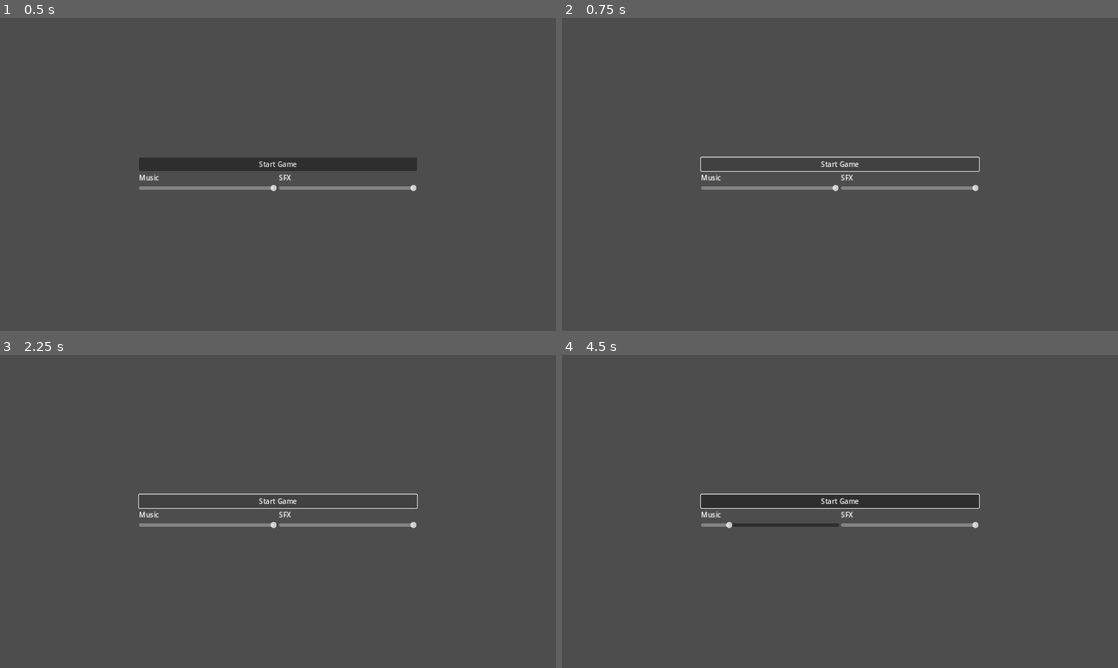
Above: before the commit, frames 1-4 (two rows, left to right).
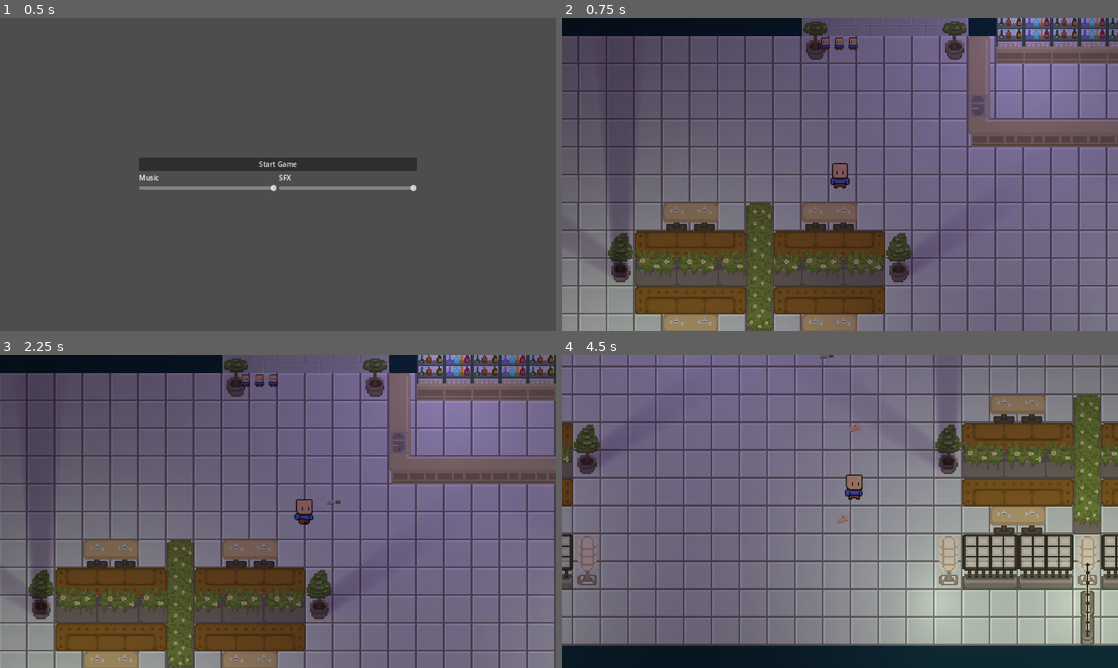
Above: after the commit, the same moments.

Repository: KDing0/GGJGodot
Game: Godot game, scene res://Misc/GameManager.tscn
The game is run twice, just before and just after one commit, with the same random seed, the same clock (stepped at 60 frames per second) and the same inputs.
Inputs (mouse positions are in pixels of both pictures, inside the frame that each line leads up to):
- Up to frame 1 (0.5 s): no input
- Up to frame 2 (0.75 s): click "Start Game" at 0.5 s
- Up to frame 3 (2.25 s): click (278, 502) at 1.25 s, where only the run before the commit has a clickable "Start Game"; tap Enter at 2 s; move the mouse to (400, 495) at 2.02 s; press the mouse at (400, 495) at 2.03 s; hold Right (player_right) from 2.03 s (still down)
- Up to frame 4 (4.5 s): move the mouse to (728, 527) at 2.77 s; release Right (player_right) at 2.78 s; release the mouse at (728, 527) at 2.78 s; hold Down (player_down) 2.78-3.53 s; click (728, 527) at 2.85 s; move the mouse to (895, 442) at 3.52 s; press the mouse at (895, 442) at 3.53 s; hold Right (player_right) 3.53-4.28 s; move the mouse to (812, 574) at 4.27 s; release the mouse at (812, 574) at 4.28 s; hold Up (player_up) from 4.28 s (still down); click (812, 574) at 4.35 s

Frame 1 is identical in both runs. In frame 2, 82% of the frame differs, in the area x 0-100%, y 0-100%; in frame 3, 82%; in frame 4, 89%.
Error before the commit: Invalid access to property or key 'game_over' on a base object of type 'Node2D'. (res://Misc/GameManager.gd:83)

Commit message:
MoveSpeedFix

Diff:
--- a/src/Enemy/Enemy.gd
+++ b/src/Enemy/Enemy.gd
@@ -53,7 +53,7 @@
 		Livecounter.lives = Livecounter.lives - 1
 
 func _process(delta):
-	progress += speed
+	progress += speed*delta
 	if progress_ratio >= 1.0:
 		self.queue_free()
 	shootCooldownCounting(delta)
--- a/src/Misc/GameController.gd
+++ b/src/Misc/GameController.gd
@@ -14,6 +14,7 @@
 
 # Called when the node enters the scene tree for the first time.
 func _ready():
+	Spawning.reset(true)
 	betweenWavesTimer.one_shot = true
 	spawnTimer.one_shot = true
 	betweenWavesTimer.timeout.connect(startWave)
@@ -82,7 +83,7 @@
 		enemy_instance.BulletRotation = 1
 
 		enemy_instance.BulletStartDelay = 2
-		enemy_instance.BulletShootDelay = 0.1
-		enemy_instance.BulletCycleAmount = 3
-		enemy_instance.BulletCycleCooldown = 1
+		enemy_instance.BulletShootDelay = 0.06
+		enemy_instance.BulletCycleAmount = 8
+		enemy_instance.BulletCycleCooldown = 4
 		enemy_instance.BulletRotationShift = 1
--- a/src/Misc/WaveSave.gd
+++ b/src/Misc/WaveSave.gd
@@ -4,15 +4,15 @@
 # EnemyType, PathID, Speed, Amount of Enemies, Time to next batch
 # If there is no next batch, just leave the last element
 const wave_1 = [
-	[Enemy.EnemyTypes.ENEMY_TYPE1, 1, 2.0, 10, 2],
-	[Enemy.EnemyTypes.ENEMY_TYPE2, 2, 5.0, 5, 2],
-	[Enemy.EnemyTypes.ENEMY_TYPE1, 3, 7.0, 5]
+	[Enemy.EnemyTypes.ENEMY_TYPE1, 1, 70.0, 1, 2],
+	[Enemy.EnemyTypes.ENEMY_TYPE2, 2, 90.0, 1, 2],
+	[Enemy.EnemyTypes.ENEMY_TYPE1, 3, 80.0, 1]
 ]
 const wave_2 = [
-	[Enemy.EnemyTypes.ENEMY_TYPE2, 2, 5.0, 5, 0.5],
-	[Enemy.EnemyTypes.ENEMY_TYPE2, 1, 7.0, 5, 0.5],
-	[Enemy.EnemyTypes.ENEMY_TYPE1, 2, 3.0, 5, 0.5],
-	[Enemy.EnemyTypes.ENEMY_TYPE1, 1, 6.0, 5]
+	[Enemy.EnemyTypes.ENEMY_TYPE2, 2, 80.0, 1, 0.5],
+	[Enemy.EnemyTypes.ENEMY_TYPE2, 1, 90.0, 1, 0.5],
+	[Enemy.EnemyTypes.ENEMY_TYPE1, 2, 60.0, 1, 0.5],
+	[Enemy.EnemyTypes.ENEMY_TYPE1, 1, 70.0, 1]
 ]
 
 const waveMap = {0: wave_1, 1: wave_2}
--- a/src/Player/player.tscn
+++ b/src/Player/player.tscn
@@ -4,10 +4,6 @@
 [ext_resource type="Script" path="res://Player/player.gd" id="1_ou0hw"]
 [ext_resource type="Texture2D" uid="uid://dfwjjbrb0vlkd" path="res://Assets/Characters/Player/MC.png" id="3_wigxu"]
 [ext_resource type="Texture2D" uid="uid://nl4eeyr3jh1c" path="res://Assets/Characters/Player/MC Walk Animation Spritesheet.png" id="4_22afs"]
-
-[sub_resource type="CapsuleShape2D" id="CapsuleShape2D_161ag"]
-radius = 5.0
-height = 10.0
 
 [sub_resource type="AtlasTexture" id="AtlasTexture_evgr3"]
 atlas = ExtResource("3_wigxu")
@@ -71,19 +67,23 @@
 "speed": 10.0
 }]
 
+[sub_resource type="CircleShape2D" id="CircleShape2D_8bjk8"]
+radius = 4.0
+
 [node name="player" type="CharacterBody2D" groups=["Player"]]
 position = Vector2(-1, -2)
 collision_layer = 2
 collision_mask = 13
 script = ExtResource("1_ou0hw")
 
-[node name="CollisionShape2D" type="CollisionShape2D" parent="."]
-shape = SubResource("CapsuleShape2D_161ag")
-script = ExtResource("1_h3uet")
-
 [node name="AnimatedSprite2D" type="AnimatedSprite2D" parent="."]
 sprite_frames = SubResource("SpriteFrames_ggxq5")
 animation = &"running"
 autoplay = "default"
 
+[node name="CollisionShape2D" type="CollisionShape2D" parent="."]
+shape = SubResource("CircleShape2D_8bjk8")
+debug_color = Color(0.878431, 0, 0.529412, 0.643137)
+script = ExtResource("1_h3uet")
+
 [connection signal="ready" from="." to="." method="_on_ready"]
--- a/src/gamescene.tscn
+++ b/src/gamescene.tscn
@@ -1,25 +1,48 @@
-[gd_scene load_steps=16 format=3 uid="uid://d4ajf2330ej2i"]
-
-[ext_resource type="PackedScene" uid="uid://cf6o2n1w1lpv0" path="res://Enemy/enemy.tscn" id="1_80436"]
-[ext_resource type="Script" path="res://Enemy/enemyBullethellSpawn.gd" id="2_tjv66"]
+[gd_scene load_steps=27 format=3 uid="uid://dynw4l3vsa24b"]
+
+[ext_resource type="Script" path="res://gamescene.gd" id="1_ewbs4"]
 [ext_resource type="PackedScene" uid="uid://ipk1i003beqy" path="res://Player/player.tscn" id="2_uygfl"]
+[ext_resource type="Script" path="res://Misc/GameController.gd" id="4_b7qfc"]
 [ext_resource type="Script" path="res://addons/BulletUpHell/BuHPattern.gd" id="4_ehlb4"]
 [ext_resource type="Script" path="res://Addons/BulletUpHell/SpawnPatterns/PatternCircle.gd" id="5_ck2a0"]
+[ext_resource type="Texture2D" uid="uid://d2ad7v3te2hdf" path="res://Assets/Characters/Enemies/Enemy1 Walk Animation Spritesheet.png" id="5_o8hfc"]
 [ext_resource type="Script" path="res://Addons/BulletUpHell/BuHBulletProperties.gd" id="6_7xkk1"]
+[ext_resource type="Script" path="res://Misc/EnemyPaths.gd" id="7_h3ojj"]
 [ext_resource type="Script" path="res://Addons/BulletUpHell/BulletProps.gd" id="7_q0fvn"]
 [ext_resource type="TileSet" uid="uid://bpu6gvb67yrfh" path="res://Assets/Environment/Tilemap/blocking_tile_set.tres" id="8_0j1y0"]
 [ext_resource type="Texture2D" uid="uid://ooon6deycnvo" path="res://Assets/Effects/Light.png" id="9_ox15u"]
+[ext_resource type="Script" path="res://Addons/BulletUpHell/SpawnPatterns/PatternCustomShape.gd" id="10_mowba"]
+[ext_resource type="Script" path="res://Addons/BulletUpHell/SpawnPatterns/PatternOne.gd" id="11_iufo3"]
+[ext_resource type="PackedScene" uid="uid://dl3h2vjeq7i23" path="res://UI/lives.tscn" id="14_jautl"]
+
+[sub_resource type="Curve2D" id="Curve2D_sosch"]
+_data = {
+"points": PackedVector2Array(0, 0, 0, 0, 218, 38, -11.2246, -20.2043, 11.2246, 20.2043, 364, 226, 2.24493, -44.8985, -2.24493, 44.8985, 663, 381, 15.7145, -24.6942, -15.7145, 24.6942, 659, 586, 0, 0, 0, 0, 342, 703)
+}
+point_count = 5
+
+[sub_resource type="Curve2D" id="Curve2D_ndshr"]
+_data = {
+"points": PackedVector2Array(0, 0, 0, 0, 148, 199, 0, 0, 0, 0, 427, 197, 0, 0, 0, 0, 790, 397, 0, 0, 0, 0, 1163, 433)
+}
+point_count = 4
+
+[sub_resource type="Curve2D" id="Curve2D_j28tn"]
+_data = {
+"points": PackedVector2Array(0, 0, 0, 0, 759, -66, 0, 0, 0, 0, 768, 848)
+}
+point_count = 2
 
 [sub_resource type="Curve2D" id="Curve2D_jqf82"]
 
 [sub_resource type="NavigationPolygon" id="NavigationPolygon_m3wac"]
 resource_name = "PatternCircle"
 script = ExtResource("5_ck2a0")
-bullet = "1"
-nbr = 4
-radius = 0
-angle_total = 6.28319
-angle_decal = 0
+bullet = "2"
+nbr = 6
+radius = 3.0
+angle_total = 6.2832
+angle_decal = 0.0004
 pattern_angle = 0.0
 symmetric = false
 center = 0
@@ -72,6 +95,111 @@
 r_cooldown_n_shoot_choice = ""
 r_cooldown_n_shoot_variation = Vector3(0, 0, 0)
 
+[sub_resource type="Curve2D" id="Curve2D_nhm4t"]
+_data = {
+"points": PackedVector2Array(0, 0, 0, 0, 0, 0, 0, 0, 0, 0, 0, 30, 0, 0, 0, 0, 0, 50, 0, 0, 0, 0, 0, 100)
+}
+point_count = 4
+
+[sub_resource type="NavigationPolygon" id="NavigationPolygon_3igxc"]
+resource_name = "PatternCustomShape"
+script = ExtResource("10_mowba")
+bullet = "1"
+nbr = 3
+closed_shape = false
+center_pos = Vector2(0, 50)
+pattern_angle = 0.0
+symmetric = true
+center = 2
+iterations = 1
+follows_parent = false
+forced_angle = 0.0
+forced_target = NodePath("")
+forced_lookat_mouse = false
+forced_pattern_lookat = true
+cooldown_stasis = false
+cooldown_spawn = 0.017
+cooldown_shoot = 0.0
+cooldown_next_spawn = 0.0
+cooldown_next_shoot = 0.0
+wait_latence = 0
+wait_tween_momentum = 0
+wait_tween_length = 0.0
+wait_tween_time = 0.0
+layer_nbr = 1
+layer_cooldown_spawn = 0.0
+layer_pos_offset = 0.0
+layer_speed_offset = 0.0
+layer_angle_offset = 0.0
+r_randomisation_chances = 1.0
+r_symmetry_chances = 0.0
+r_bullet_choice = ""
+r_bullet_nbr_choice = ""
+r_bullet_nbr_variation = Vector3(0, 0, 0)
+r_pattern_angle_choice = ""
+r_pattern_angle_variation = Vector3(0, 0, 0)
+r_infinite_iter_chances = 0.0
+r_iterations_choice = ""
+r_iterations_variation = Vector3(0, 0, 0)
+r_forced_angle_choice = ""
+r_forced_angle_variation = Vector3(0, 0, 0)
+r_forced_target_choice = []
+r_stasis_chances = 0.0
+r_cooldown_spawn_choice = ""
+r_cooldown_spawn_variation = Vector3(0, 0, 0)
+r_cooldown_shoot_choice = ""
+r_cooldown_shoot_variation = Vector3(0, 0, 0)
+r_cooldown_n_spawn_choice = ""
+r_cooldown_n_spawn_variation = Vector3(0, 0, 0)
+r_cooldown_n_shoot_choice = ""
+r_cooldown_n_shoot_variation = Vector3(0, 0, 0)
+
+[sub_resource type="NavigationPolygon" id="NavigationPolygon_oabew"]
+resource_name = "PatternOne"
+script = ExtResource("11_iufo3")
+bullet = "1"
+iterations = 1
+follows_parent = false
+forced_angle = 0.0
+forced_target = NodePath("")
+forced_lookat_mouse = false
+forced_pattern_lookat = true
+cooldown_stasis = false
+cooldown_spawn = 0.017
+cooldown_shoot = 0.0
+cooldown_next_spawn = 0.0
+cooldown_next_shoot = 0.0
+wait_latence = 0
+wait_tween_momentum = 0
+wait_tween_length = 0.0
+wait_tween_time = 0.0
+layer_nbr = 1
+layer_cooldown_spawn = 0.0
+layer_pos_offset = 0.0
+layer_speed_offset = 0.0
+layer_angle_offset = 0.0
+r_randomisation_chances = 1.0
+r_bullet_choice = ""
+r_bullet_nbr_choice = ""
+r_bullet_nbr_variation = Vector3(0, 0, 0)
+r_pattern_angle_choice = ""
+r_pattern_angle_variation = Vector3(0, 0, 0)
+r_infinite_iter_chances = 0.0
+r_iterations_choice = ""
+r_iterations_variation = Vector3(0, 0, 0)
+r_forced_angle_choice = ""
+r_forced_angle_variation = Vector3(0, 0, 0)
+r_forced_target_choice = []
+r_stasis_chances = 0.0
+r_cooldown_spawn_choice = ""
+r_cooldown_spawn_variation = Vector3(0, 0, 0)
+r_cooldown_shoot_choice = ""
+r_cooldown_shoot_variation = Vector3(0, 0, 0)
+r_cooldown_n_spawn_choice = ""
+r_cooldown_n_spawn_variation = Vector3(0, 0, 0)
+r_cooldown_n_shoot_choice = ""
+r_cooldown_n_shoot_variation = Vector3(0, 0, 0)
+
 [sub_resource type="Curve2D" id="Curve2D_qi17c"]
 
 [sub_resource type="Curve" id="Curve_vbs6u"]
@@ -81,10 +209,10 @@
 [sub_resource type="PackedDataContainer" id="PackedDataContainer_p2jyy"]
 script = ExtResource("7_q0fvn")
 speed = 100.0
-scale = 1
-angle = 2.0004
+scale = 1.0
+angle = -0.9996
 groups = ["EnemyBullet"]
-anim_idle_texture = "0"
+anim_idle_texture = "Basic"
 anim_spawn_texture = ""
 anim_waiting_texture = ""
 anim_delete_texture = ""
@@ -168,30 +296,11 @@
 r_scale_multi_scale_variation = Vector3(0, 0, 0)
 
 [node name="Node2D" type="Node2D"]
-y_sort_enabled = true
-
-[node name="enemy" parent="." instance=ExtResource("1_80436")]
-visible = false
-position = Vector2(685, 154)
-
-[node name="enemyProjectile Spawner" parent="." instance=ExtResource("1_80436")]
-visible = false
-position = Vector2(211, 296)
-script = ExtResource("2_tjv66")
-
-[node name="SpawnPattern" type="Path2D" parent="."]
-curve = SubResource("Curve2D_jqf82")
-script = ExtResource("4_ehlb4")
-id = "one"
-pattern = SubResource("NavigationPolygon_m3wac")
-
-[node name="BulletPattern2" type="Path2D" parent="."]
-curve = SubResource("Curve2D_qi17c")
-script = ExtResource("6_7xkk1")
-id = "1"
-props = SubResource("PackedDataContainer_p2jyy")
-
-[node name="TileMap" type="TileMap" parent="."]
+script = ExtResource("1_ewbs4")
+
+[node name="Background" type="Node2D" parent="."]
+
+[node name="TileMap" type="TileMap" parent="Background" groups=["Tile"]]
 y_sort_enabled = true
 texture_filter = 1
 tile_set = ExtResource("8_0j1y0")
@@ -220,96 +329,158 @@
 layer_3/z_index = 4
 layer_3/tile_data = PackedInt32Array(851975, 262146, 3, 917511, 262146, 4, 983047, 262146, 5, 1114112, 0, 1, 1179648, 0 …(3000 unchanged characters)…
 
-[node name="CanvasModulate" type="CanvasModulate" parent="."]
+[node name="CanvasModulate" type="CanvasModulate" parent="Background"]
 color = Color(0.298039, 0.227451, 0.329412, 1)
 
+[node name="PointLight2D" type="PointLight2D" parent="Background"]
+position = Vector2(816, 416)
+scale = Vector2(2.3125, 2.7)
+color = Color(1, 1, 0.886275, 1)
+blend_mode = 2
+shadow_enabled = true
+shadow_color = Color(0.647059, 0.321569, 0.768627, 0)
+shadow_filter = 2
+texture = ExtResource("9_ox15u")
+texture_scale = 1.8
+
+[node name="PointLight2D2" type="PointLight2D" parent="Background"]
+position = Vector2(976, 416)
+scale = Vector2(2.3125, 2.7)
+color = Color(1, 1, 0.886275, 1)
+blend_mode = 2
+shadow_enabled = true
+shadow_color = Color(0.647059, 0.321569, 0.768627, 0)
+shadow_filter = 2
+texture = ExtResource("9_ox15u")
+texture_scale = 1.8
+
+[node name="PointLight2D3" type="PointLight2D" parent="Background"]
+position = Vector2(1136, 416)
+scale = Vector2(2.3125, 2.7)
+color = Color(1, 1, 0.886275, 1)
+blend_mode = 2
+shadow_enabled = true
+shadow_color = Color(0.647059, 0.321569, 0.768627, 0)
+shadow_filter = 2
+texture = ExtResource("9_ox15u")
+texture_scale = 1.8
+
+[node name="PointLight2D4" type="PointLight2D" parent="Background"]
+position = Vector2(80, 416)
+scale = Vector2(2.3125, 2.7)
+color = Color(1, 1, 0.886275, 1)
+blend_mode = 2
+shadow_enabled = true
+shadow_color = Color(0.647059, 0.321569, 0.768627, 0)
+shadow_filter = 2
+texture = ExtResource("9_ox15u")
+texture_scale = 1.8
+
+[node name="PointLight2D5" type="PointLight2D" parent="Background"]
+position = Vector2(240, 416)
+scale = Vector2(2.3125, 2.7)
+color = Color(1, 1, 0.886275, 1)
+blend_mode = 2
+shadow_enabled = true
+shadow_color = Color(0.647059, 0.321569, 0.768627, 0)
+shadow_filter = 2
+texture = ExtResource("9_ox15u")
+texture_scale = 1.8
+
+[node name="PointLight2D7" type="PointLight2D" parent="Background"]
+position = Vector2(576, -96)
+scale = Vector2(5.34766, 7.29)
+color = Color(0.768627, 0.647059, 0.917647, 1)
+energy = 1.06
+blend_mode = 2
+shadow_enabled = true
+shadow_color = Color(0.647059, 0.321569, 0.768627, 0)
+shadow_filter = 2
+shadow_item_cull_mask = 2
+texture = ExtResource("9_ox15u")
+offset = Vector2(-2.99196, 4.38957)
+texture_scale = 1.06
+
+[node name="PointLight2D6" type="PointLight2D" parent="Background"]
+position = Vector2(880, 880)
+scale = Vector2(2.3125, 2.7)
+color = Color(1, 1, 0.886275, 1)
+blend_mode = 2
+shadow_enabled = true
+shadow_color = Color(0.647059, 0.321569, 0.768627, 0)
+shadow_filter = 2
+texture = ExtResource("9_ox15u")
+texture_scale = 1.8
+
+[node name="GameController" type="Node" parent="."]
+script = ExtResource("4_b7qfc")
+tex_enemy = Array[Texture2D]([ExtResource("5_o8hfc"), null])
+
 [node name="player" parent="." instance=ExtResource("2_uygfl")]
-position = Vector2(544, 389)
+position = Vector2(332, 191)
 
 [node name="Camera2D" type="Camera2D" parent="player"]
-position = Vector2(3, -5)
+zoom = Vector2(2, 2)
 limit_left = 0
 limit_top = 0
 limit_right = 1280
 limit_bottom = 720
 position_smoothing_enabled = true
 
-[node name="PointLight2D" type="PointLight2D" parent="."]
-position = Vector2(816, 416)
-scale = Vector2(2.3125, 2.7)
-color = Color(1, 1, 0.886275, 1)
-blend_mode = 2
-shadow_enabled = true
-shadow_color = Color(0.647059, 0.321569, 0.768627, 0)
-shadow_filter = 2
-texture = ExtResource("9_ox15u")
-texture_scale = 1.8
-
-[node name="PointLight2D2" type="PointLight2D" parent="."]
-position = Vector2(976, 416)
-scale = Vector2(2.3125, 2.7)
-color = Color(1, 1, 0.886275, 1)
-blend_mode = 2
-shadow_enabled = true
-shadow_color = Color(0.647059, 0.321569, 0.768627, 0)
-shadow_filter = 2
-texture = ExtResource("9_ox15u")
-texture_scale = 1.8
-
-[node name="PointLight2D3" type="PointLight2D" parent="."]
-position = Vector2(1136, 416)
-scale = Vector2(2.3125, 2.7)
-color = Color(1, 1, 0.886275, 1)
-blend_mode = 2
-shadow_enabled = true
-shadow_color = Color(0.647059, 0.321569, 0.768627, 0)
-shadow_filter = 2
-texture = ExtResource("9_ox15u")
-texture_scale = 1.8
-
-[node name="PointLight2D4" type="PointLight2D" parent="."]
-position = Vector2(80, 416)
-scale = Vector2(2.3125, 2.7)
-color = Color(1, 1, 0.886275, 1)
-blend_mode = 2
-shadow_enabled = true
-shadow_color = Color(0.647059, 0.321569, 0.768627, 0)
-shadow_filter = 2
-texture = ExtResource("9_ox15u")
-texture_scale = 1.8
-
-[node name="PointLight2D5" type="PointLight2D" parent="."]
-position = Vector2(240, 416)
-scale = Vector2(2.3125, 2.7)
-color = Color(1, 1, 0.886275, 1)
-blend_mode = 2
-shadow_enabled = true
-shadow_color = Color(0.647059, 0.321569, 0.768627, 0)
-shadow_filter = 2
-texture = ExtResource("9_ox15u")
-texture_scale = 1.8
-
-[node name="PointLight2D7" type="PointLight2D" parent="."]
-position = Vector2(576, -96)
-scale = Vector2(5.34766, 7.29)
-color = Color(0.768627, 0.647059, 0.917647, 1)
-energy = 1.06
-blend_mode = 2
-shadow_enabled = true
-shadow_color = Color(0.647059, 0.321569, 0.768627, 0)
-shadow_filter = 2
-shadow_item_cull_mask = 2
-texture = ExtResource("9_ox15u")
-offset = Vector2(-2.99196, 4.38957)
-texture_scale = 1.06
-
-[node name="PointLight2D6" type="PointLight2D" parent="."]
-position = Vector2(880, 880)
-scale = Vector2(2.3125, 2.7)
-color = Color(1, 1, 0.886275, 1)
-blend_mode = 2
-shadow_enabled = true
-shadow_color = Color(0.647059, 0.321569, 0.768627, 0)
-shadow_filter = 2
-texture = ExtResource("9_ox15u")
-texture_scale = 1.8
+[node name="EnemyPaths" type="Node2D" parent="."]
+position = Vector2(-237, -136)
+script = ExtResource("7_h3ojj")
+
+[node name="EnemyPath_01" type="Path2D" parent="EnemyPaths"]
+curve = SubResource("Curve2D_sosch")
+
+[node name="EnemyPath_02" type="Path2D" parent="EnemyPaths"]
+curve = SubResource("Curve2D_ndshr")
+
+[node name="EnemyPath_03" type="Path2D" parent="EnemyPaths"]
+curve = SubResource("Curve2D_j28tn")
+
+[node name="Node" type="Node" parent="."]
+
+[node name="Spawn" type="Node" parent="Node"]
+
+[node name="SpawnPattern1" type="Path2D" parent="Node/Spawn"]
+curve = SubResource("Curve2D_jqf82")
+script = ExtResource("4_ehlb4")
+id = "one"
+pattern = SubResource("NavigationPolygon_m3wac")
+
+[node name="SpawnPattern2" type="Path2D" parent="Node/Spawn"]
+curve = SubResource("Curve2D_nhm4t")
+script = ExtResource("4_ehlb4")
+id = "two"
+pattern = SubResource("NavigationPolygon_3igxc")
+
+[node name="SpawnPattern3" type="Path2D" parent="Node/Spawn"]
+curve = SubResource("Curve2D_jqf82")
+script = ExtResource("4_ehlb4")
+id = "three"
+pattern = SubResource("NavigationPolygon_oabew")
+
+[node name="SpawnPattern4" type="Path2D" parent="Node/Spawn"]
+curve = SubResource("Curve2D_jqf82")
+script = ExtResource("4_ehlb4")
+id = "four"
+pattern = SubResource("NavigationPolygon_m3wac")
+
+[node name="Bullet" type="Node" parent="Node"]
+
+[node name="BulletPattern1" type="Path2D" parent="Node/Bullet"]
+curve = SubResource("Curve2D_qi17c")
+script = ExtResource("6_7xkk1")
+id = "1"
+props = SubResource("PackedDataContainer_p2jyy")
+
+[node name="BulletPattern2" type="Path2D" parent="Node/Bullet"]
+curve = SubResource("Curve2D_qi17c")
+script = ExtResource("6_7xkk1")
+id = "2"
+props = SubResource("PackedDataContainer_p2jyy")
+
+[node name="Lives" parent="." instance=ExtResource("14_jautl")]
+position = Vector2(-269, 24)
--- a/src/gamescene1.tscn
+++ b/src/gamescene1.tscn
@@ -1,19 +1,19 @@
 [gd_scene load_steps=27 format=3 uid="uid://d4ajf2330ej2i"]
 
-[ext_resource type="Script" path="res://gamescene.gd" id="1_an4nj"]
-[ext_resource type="Script" path="res://Misc/GameController.gd" id="2_f7n03"]
-[ext_resource type="TileSet" uid="uid://bpu6gvb67yrfh" path="res://Assets/Environment/Tilemap/blocking_tile_set.tres" id="2_ffutk"]
-[ext_resource type="Texture2D" uid="uid://d2ad7v3te2hdf" path="res://Assets/Characters/Enemies/Enemy1 Walk Animation Spritesheet.png" id="3_a7uqt"]
-[ext_resource type="Texture2D" uid="uid://ooon6deycnvo" path="res://Assets/Effects/Light.png" id="3_cenun"]
-[ext_resource type="PackedScene" uid="uid://ipk1i003beqy" path="res://Player/player.tscn" id="4_ckvhk"]
-[ext_resource type="Script" path="res://Misc/EnemyPaths.gd" id="5_oti35"]
-[ext_resource type="Script" path="res://addons/BulletUpHell/BuHPattern.gd" id="6_ktm1b"]
-[ext_resource type="Script" path="res://Addons/BulletUpHell/SpawnPatterns/PatternCircle.gd" id="7_8qbyn"]
-[ext_resource type="Script" path="res://Addons/BulletUpHell/SpawnPatterns/PatternCustomShape.gd" id="8_gglqv"]
-[ext_resource type="Script" path="res://Addons/BulletUpHell/SpawnPatterns/PatternOne.gd" id="9_eobxd"]
-[ext_resource type="Script" path="res://Addons/BulletUpHell/BuHBulletProperties.gd" id="10_6xvcr"]
-[ext_resource type="Script" path="res://Addons/BulletUpHell/BulletProps.gd" id="11_518bo"]
-[ext_resource type="PackedScene" uid="uid://dl3h2vjeq7i23" path="res://UI/lives.tscn" id="12_mkv35"]
+[ext_resource type="Script" path="res://gamescene.gd" id="1_ewbs4"]
+[ext_resource type="PackedScene" uid="uid://ipk1i003beqy" path="res://Player/player.tscn" id="2_uygfl"]
+[ext_resource type="Script" path="res://Misc/GameController.gd" id="4_b7qfc"]
+[ext_resource type="Script" path="res://addons/BulletUpHell/BuHPattern.gd" id="4_ehlb4"]
+[ext_resource type="Script" path="res://Addons/BulletUpHell/SpawnPatterns/PatternCircle.gd" id="5_ck2a0"]
+[ext_resource type="Texture2D" uid="uid://d2ad7v3te2hdf" path="res://Assets/Characters/Enemies/Enemy1 Walk Animation Spritesheet.png" id="5_o8hfc"]
+[ext_resource type="Script" path="res://Addons/BulletUpHell/BuHBulletProperties.gd" id="6_7xkk1"]
+[ext_resource type="Script" path="res://Misc/EnemyPaths.gd" id="7_h3ojj"]
+[ext_resource type="Script" path="res://Addons/BulletUpHell/BulletProps.gd" id="7_q0fvn"]
+[ext_resource type="TileSet" uid="uid://bpu6gvb67yrfh" path="res://Assets/Environment/Tilemap/blocking_tile_set.tres" id="8_0j1y0"]
+[ext_resource type="Texture2D" uid="uid://ooon6deycnvo" path="res://Assets/Effects/Light.png" id="9_ox15u"]
+[ext_resource type="Script" path="res://Addons/BulletUpHell/SpawnPatterns/PatternCustomShape.gd" id="10_mowba"]
+[ext_resource type="Script" path="res://Addons/BulletUpHell/SpawnPatterns/PatternOne.gd" id="11_iufo3"]
+[ext_resource type="PackedScene" uid="uid://dl3h2vjeq7i23" path="res://UI/lives.tscn" id="14_jautl"]
 
 [sub_resource type="Curve2D" id="Curve2D_sosch"]
 _data = {
@@ -37,9 +37,9 @@
 
 [sub_resource type="NavigationPolygon" id="NavigationPolygon_m3wac"]
 resource_name = "PatternCircle"
-script = ExtResource("7_8qbyn")
+script = ExtResource("5_ck2a0")
 bullet = "2"
-nbr = 10
+nbr = 6
 radius = 3.0
 angle_total = 6.2832
 angle_decal = 0.0004
@@ -409,14 +409,14 @@
 shadow_enabled = true
 shadow_color = Color(0.647059, 0.321569, 0.768627, 0)
 shadow_filter = 2
-texture = ExtResource("3_cenun")
+texture = ExtResource("9_ox15u")
 texture_scale = 1.8
 
 [node name="GameController" type="Node" parent="."]
-script = ExtResource("2_f7n03")
-tex_enemy = Array[Texture2D]([ExtResource("3_a7uqt")])
-
-[node name="player" parent="." instance=ExtResource("4_ckvhk")]
+script = ExtResource("4_b7qfc")
+tex_enemy = Array[Texture2D]([ExtResource("5_o8hfc"), null])
+
+[node name="player" parent="." instance=ExtResource("2_uygfl")]
 position = Vector2(332, 191)
 
 [node name="Camera2D" type="Camera2D" parent="player"]
Not shown, changed: src/Addons/BulletUpHell/Spawning.tscn
Not shown: 13 places in src/gamescene1.tscn that only renumber resources
